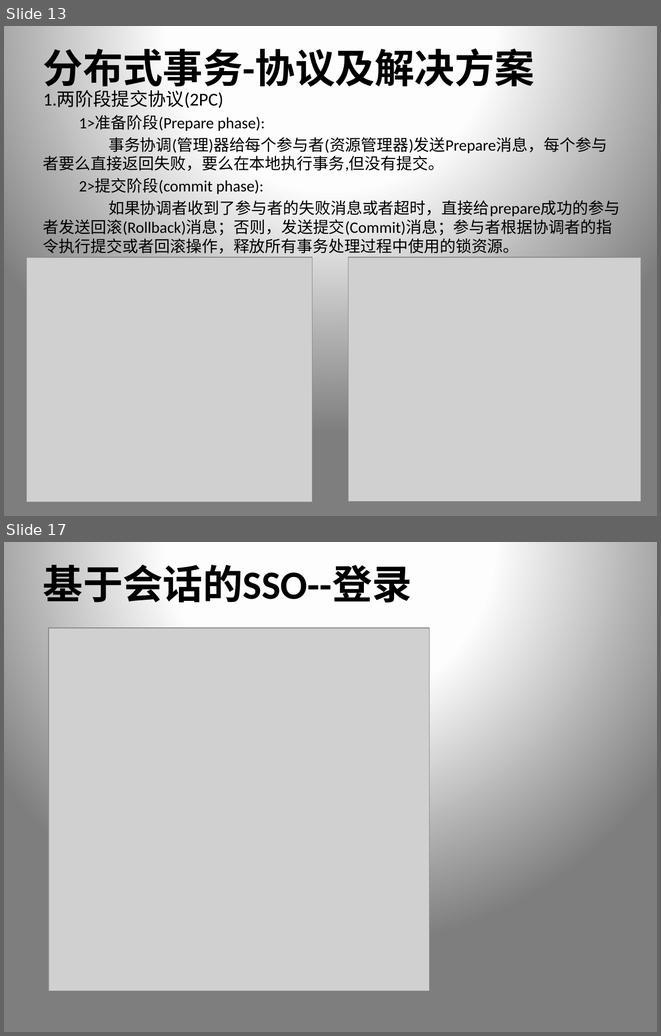
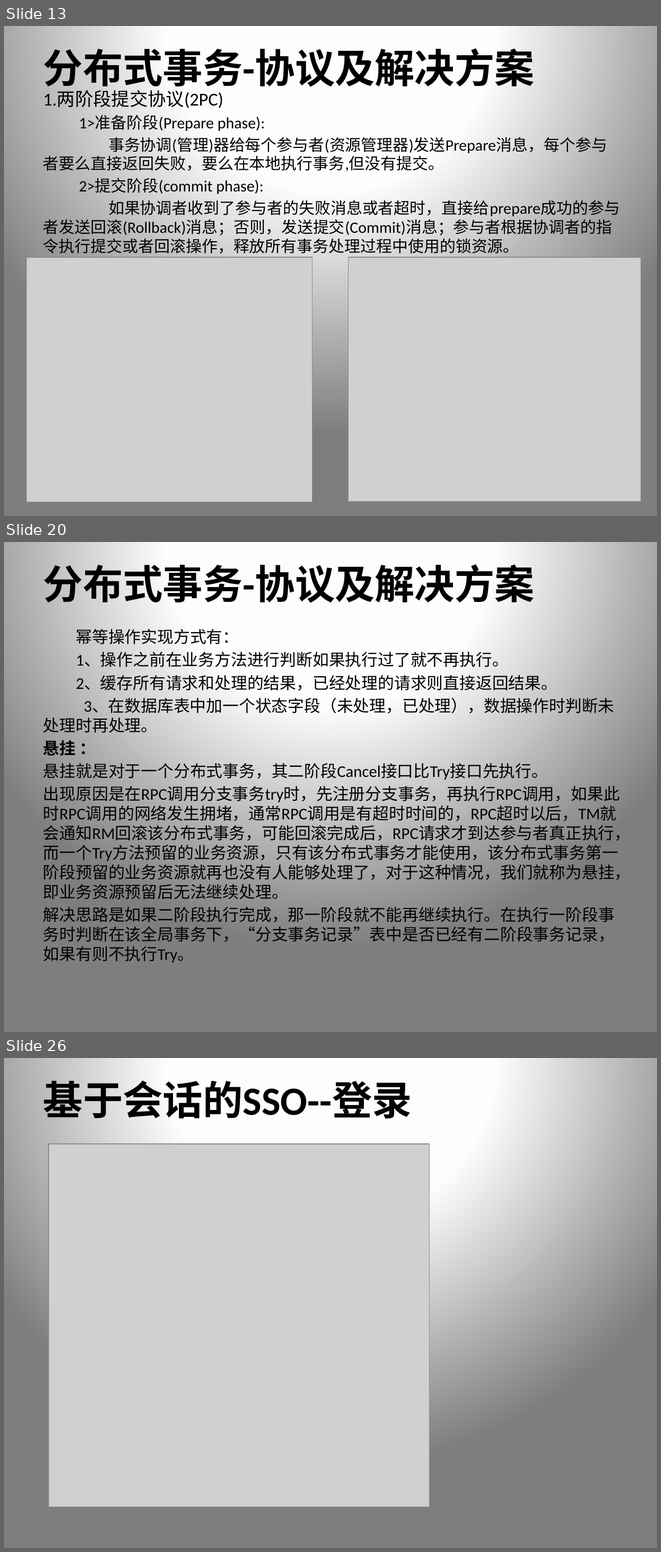
Before and after one commit to xiongpeter/study-notes, a slide deck: 我的.pptx. Shown one above the other, each under a label of ours: slides 13 and 17 before the commit, slides 13, 20 and 26 after it; the slides between them are not shown. The pictures are 661x1036 and 661x1552 pixels, drawn with LibreOffice and Linux fonts; fonts in the diff are those of the drawing; grey boxes stand for pictures. Boxes give left, top, right and bottom in pixels: in the first picture for what was removed or moved away, otherwise in the second. Text is boxed around its words. In the diff, an @@ line names an element or a change of style, - is before the commit and + after.

```diff
--- a/我的.pptx
+++ b/我的.pptx
@@ slide 20 added at [4,542,657,1032], background gradient #FFFFFF to #FEFEFE to #7F7F7F @@
@@ title added at [43,558,535,609], 44 pt, text #000000, bold @@
+分布式事务-协议及解决方案
@@ text added at [43,629,631,962], 18 pt, text #000000 @@
+  幂等操作实现方式有：
+  1、操作之前在业务方法进行判断如果执行过了就不再执行。
+  2、缓存所有请求和处理的结果，已经处理的请求则直接返回结果。
+3、在数据库表中加一个状态字段（未处理，已处理），数据操作时判断未处理时再处理。
+悬挂 ：
+悬挂就是对于一个分布式事务，其二阶段Cancel接口比Try接口先执行。
+出现原因是在RPC调用分支事务try时，先注册分支事务，再执行RPC调用，如果此时RPC调用的网络发生拥堵，通常RPC调用是有超时时间的，RPC超时以后，TM就会通知RM回滚该分布式事务，可能回滚完成后，RPC请求才到达参与者真正执行，而一个Try方法预留的业务资源，只有该分布式事务才能使用，该分布式事务第一阶段预留的业务资源就再也没有人能够处理了，对于这种情况，我们就称为悬挂，即业务资源预留后无法继续处理。
+解决思路是如果二阶段执行完成，那一阶段就不能再继续执行。在执行一阶段事务时判断在该全局事务下，“分支事务记录”表中是否已经有二阶段事务记录，如果有则不执行Try。
@@ what was slide 17 is now slide 26 @@
```
Also in this commit, not shown: 3 slides changed, 8 other slides added.
